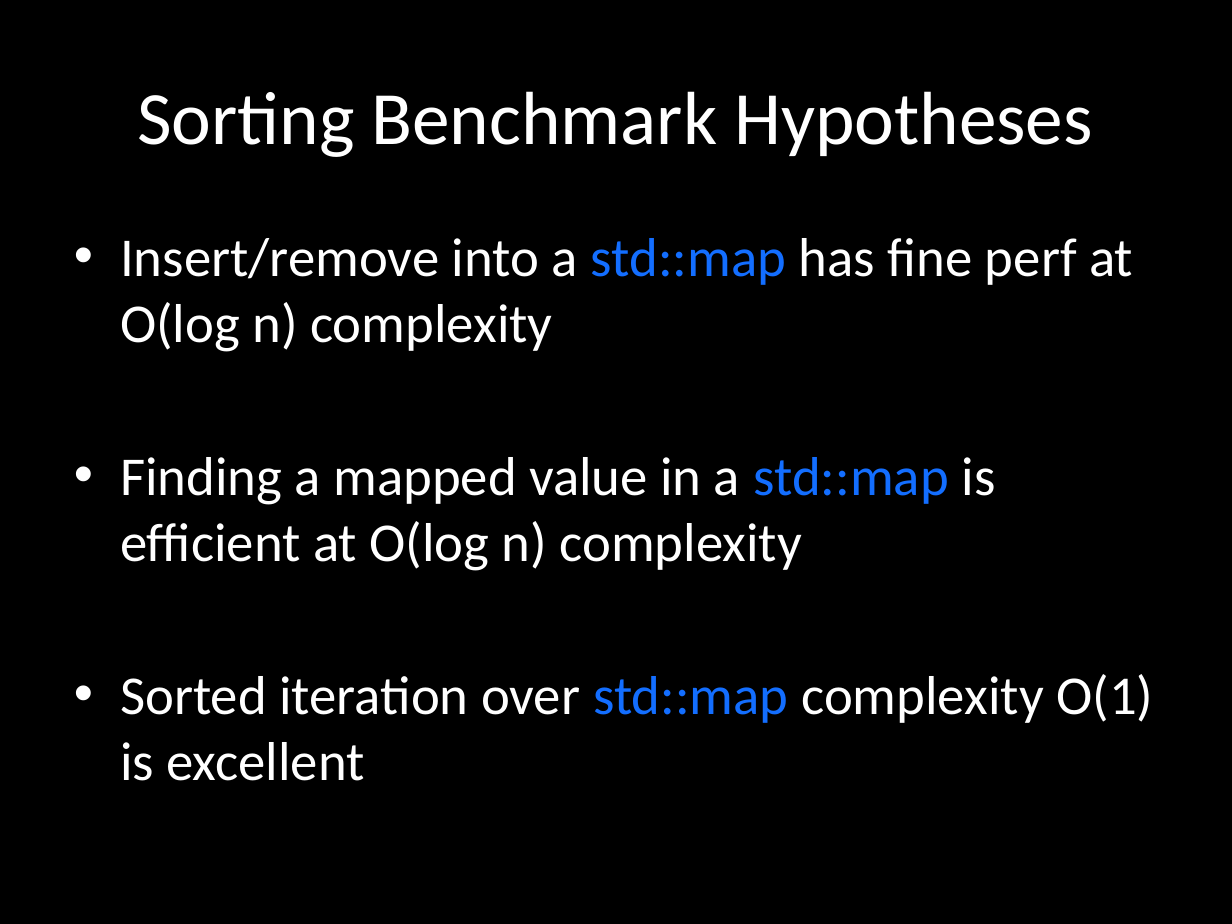
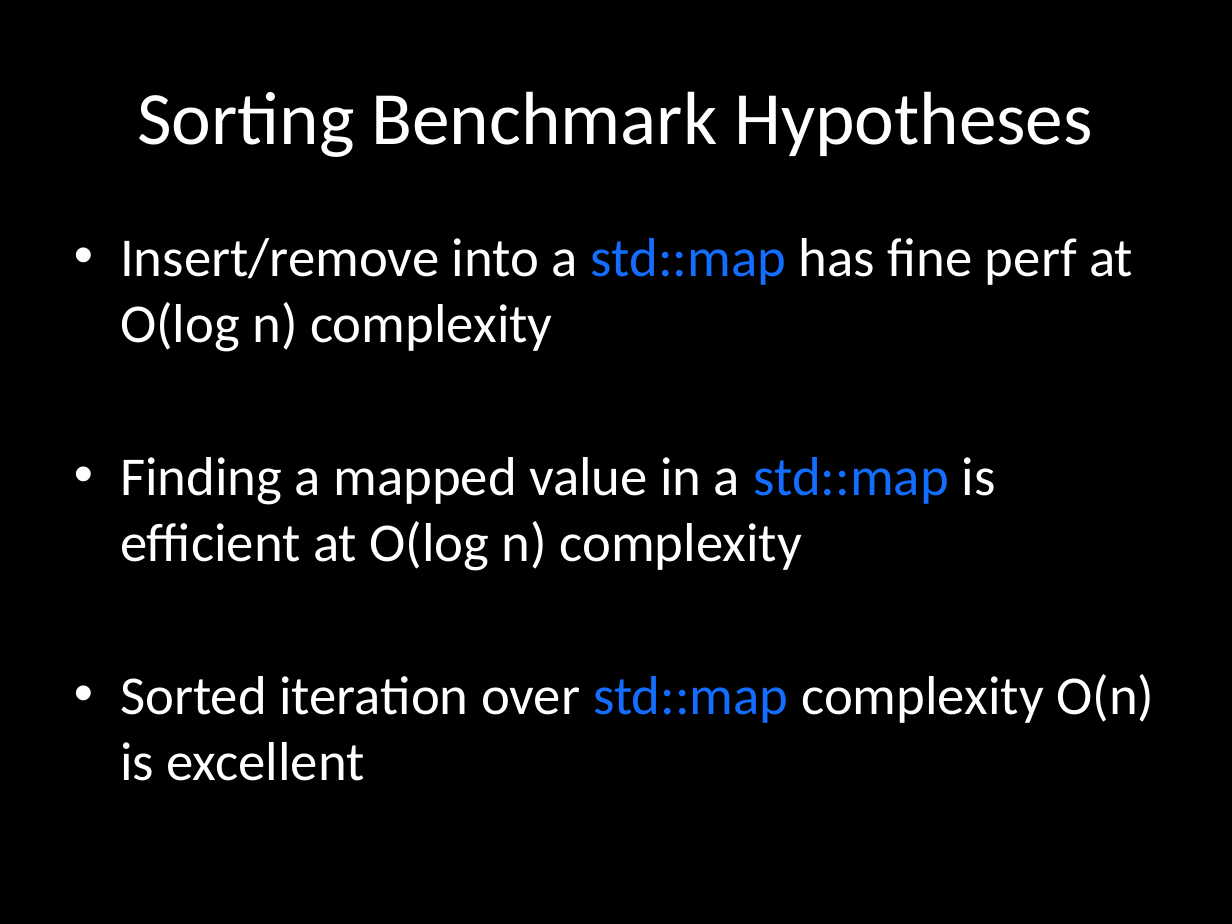
Before and after one commit to ldm5180/map_trap, a slide deck: slide 8 of map_trap.pptx. Drawn at 1232x924 pixels with LibreOffice and Linux fonts; fonts in the diff are those of the drawing. Boxes give left, top, right and bottom in pixels: in the first picture for what was removed or moved away, otherwise in the second. Text is boxed around its words. In the diff, an @@ line names an element or a change of style, - is before the commit and + after.

Commit message:
:bug: Map iteration is not O(1)
Problem:
- Map iteration is said to be O(1).

Solution:
- Update it to O(n).

```diff
--- a/map_trap.pptx
+++ b/map_trap.pptx
@@ text at (120, 674, 1154, 781): text changed @@
-• Sorted iteration over std::map complexity O(1) is excellent
+• Sorted iteration over std::map complexity O(n) is excellent
```
Also in this commit, not shown: 3 other slides changed.
